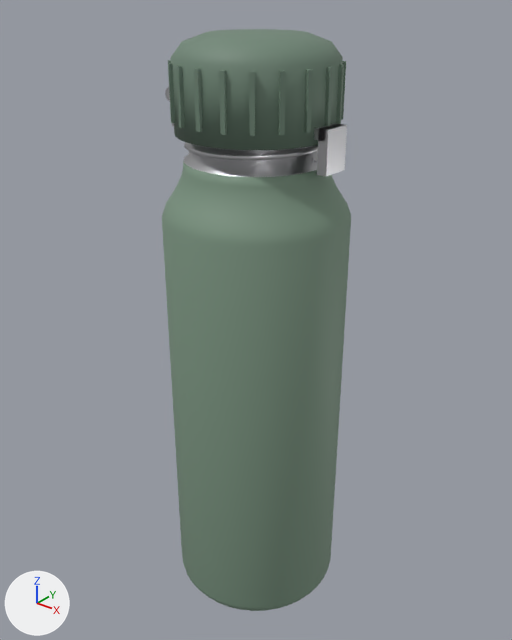
Before and after pictures for a commit that changed the glTF model assets/items/thermos/Thermos.glb.
Camera for both pictures: a 50 mm camera at (0.171, -0.214, 0.266) aimed at (-0.003, 0.003, 0.132). Every picture has the same lights, and +X, +Y and +Z are marked at lower left. The first picture is the older version.

In view in the first picture: 'Thermos_Body', 'Thermos_Lid'.
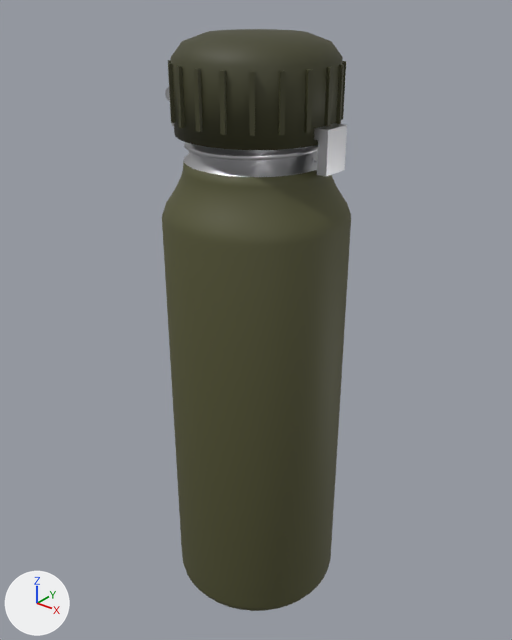
Patch to the scene script:
```diff
--- a/assets/items/thermos/Thermos.glb.py
+++ b/assets/items/thermos/Thermos.glb.py
@@ mat_thermos_paint @@
 mat_thermos_paint = principled_material('Thermos_Paint')
-mat_thermos_paint.base_color = (0.2, 0.3, 0.22)  # greyish green #7c9581
+mat_thermos_paint.base_color = (0.088, 0.088, 0.033)  # dark yellow #545433
 mat_thermos_paint.roughness = 0.6
@@ mat_thermos_lidpaint @@
 mat_thermos_lidpaint = principled_material('Thermos_LidPaint')
-mat_thermos_lidpaint.base_color = (0.16, 0.24, 0.18)  # greyish green #6f8676
+mat_thermos_lidpaint.base_color = (0.055, 0.055, 0.022)  # dark yellow #424229
 mat_thermos_lidpaint.roughness = 0.6
```

Boxes (x1, y1, x2, y2) around the edits, measured in the pictures (512 x 640 px):
'Thermos_Body', recoloured (darker)
    both: (162, 87, 351, 611)
'Thermos_Lid', recoloured (darker)
    both: (168, 29, 346, 176)
